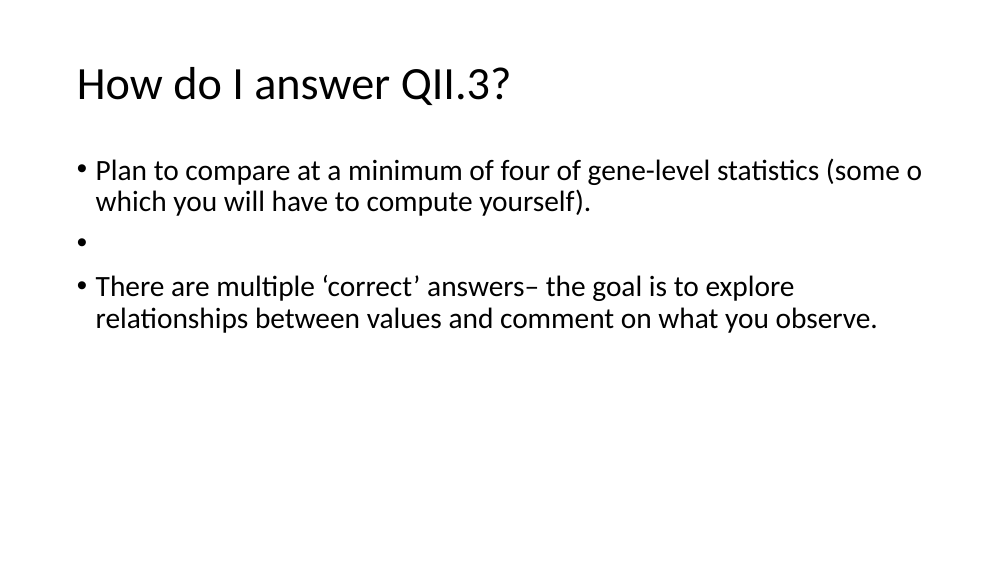
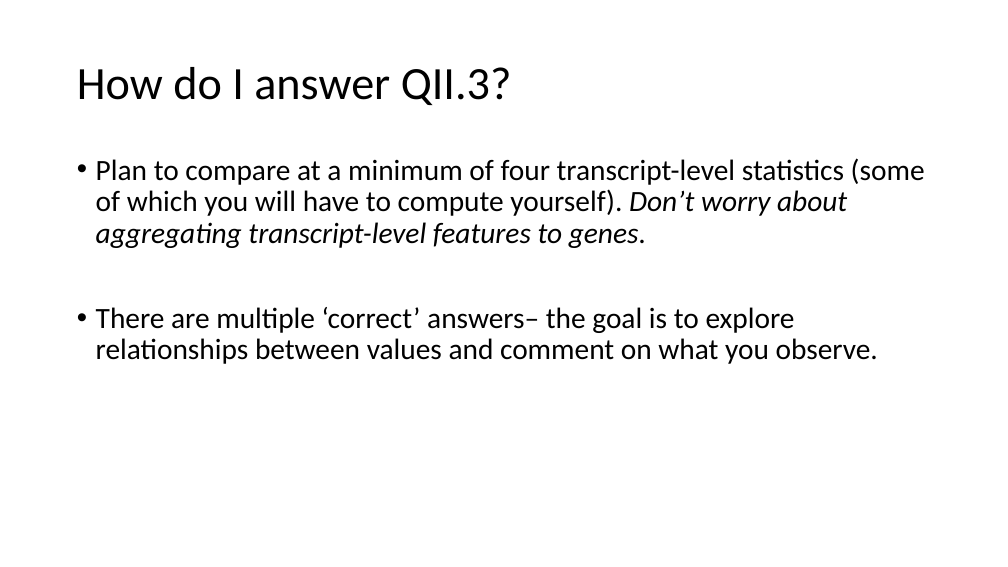
Before and after one commit to stat115/Lab_2020, a slide deck: slide 5 of Lab04/STAT115-Lab4.pptx. Drawn at 1008x567 pixels with LibreOffice and Linux fonts; fonts in the diff are those of the drawing. Boxes give left, top, right and bottom in pixels: in the first picture for what was removed or moved away, otherwise in the second. Text is boxed around its words. In the diff, an @@ line names an element or a change of style, - is before the commit and + after.

```diff
--- a/Lab04/STAT115-Lab4.pptx
+++ b/Lab04/STAT115-Lab4.pptx
@@ text at (x1=96, y1=158, x2=925, y2=248): text changed @@
-• Plan to compare at a minimum of four of gene-level statistics (some o which you will have to compute yourself).
+• Plan to compare at a minimum of four transcript-level statistics (some of which you will have to compute yourself). Don’t worry about aggregating transcript-level features to genes.
```
Also in this commit, not shown: 38 other files.
